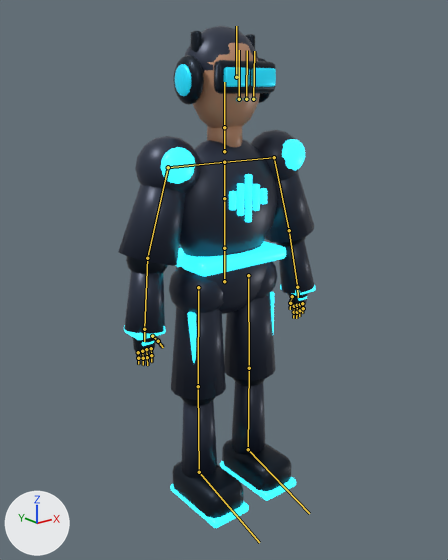
The glTF model public/avatars/sonic/neon-pulse.glb: old version first, new version second.
Rendered twice from a 50 mm camera at (-1.512, -1.886, 0.722) aimed at (-0.023, -0.024, -0.023). Lighting does not change. The marker at lower left points along +X, +Y and +Z. The older version comes first. The bones that change, and the others that lie on the model, are drawn over the model as lines.

The first picture shows 'Neon Pulse Stage Suit'.
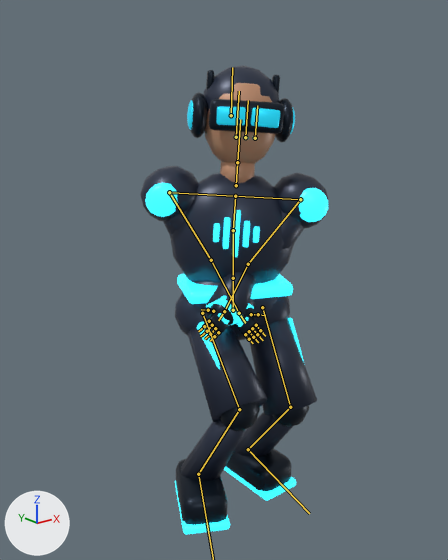
The newer file adds an action. The first version stands in its rest pose; the second is drawn at frame 71 of the action 'Dance_TurnPhrase'.

Boxes [x1, y1, x2, y2] around the edits, measured in the pictures (448 x 560 px):
'Neon Pulse Stage Suit', posed (7% shorter)
    before: [118, 26, 315, 528]
    after: [140, 66, 329, 535]
bone 'Hips', root to tip
    before: (224, 281) to (224, 250)
    after: (233, 310) to (233, 280)
bone 'Chest', root to tip
    before: (224, 198) to (224, 162)
    after: (233, 230) to (235, 196)
bone 'Head', root to tip
    before: (224, 127) to (224, 82)
    after: (237, 162) to (240, 119)
bone 'LeftArm', root to tip
    before: (274, 157) to (289, 230)
    after: (300, 199) to (248, 264)
bone 'LeftForeArm', root to tip
    before: (289, 230) to (297, 287)
    after: (248, 264) to (224, 311)
bone 'LeftIndex1', root to tip
    before: (294, 306) to (294, 312)
    after: (209, 321) to (204, 326)
bone 'LeftIndex2', root to tip
    before: (294, 312) to (293, 318)
    after: (204, 326) to (198, 331)
bone 'LeftMiddle1', root to tip
    before: (297, 305) to (297, 312)
    after: (212, 325) to (207, 331)
bone 'LeftMiddle2', root to tip
    before: (297, 312) to (296, 318)
    after: (207, 331) to (200, 336)
bone 'LeftRing1', root to tip
    before: (300, 304) to (300, 310)
    after: (215, 328) to (210, 334)
bone 'LeftRing2', root to tip
    before: (300, 310) to (299, 316)
    after: (210, 334) to (205, 339)
bone 'LeftLittle1', root to tip
    before: (302, 303) to (303, 308)
    after: (218, 332) to (214, 336)
bone 'LeftLittle2', root to tip
    before: (303, 308) to (302, 313)
    after: (214, 336) to (210, 341)
bone 'LeftThumb1', root to tip
    before: (292, 296) to (290, 303)
    after: (213, 311) to (208, 310)
bone 'LeftThumb2', root to tip
    before: (290, 303) to (290, 309)
    after: (208, 310) to (201, 309)
bone 'RightArm', root to tip
    before: (168, 167) to (147, 258)
    after: (169, 192) to (211, 260)
bone 'RightForeArm', root to tip
    before: (147, 258) to (144, 329)
    after: (211, 260) to (239, 313)
bone 'RightIndex1', root to tip
    before: (151, 348) to (151, 355)
    after: (256, 325) to (260, 330)
bone 'RightIndex2', root to tip
    before: (151, 355) to (151, 362)
    after: (260, 330) to (265, 336)
bone 'RightMiddle1', root to tip
    before: (146, 349) to (147, 357)
    after: (252, 328) to (257, 334)
bone 'RightMiddle2', root to tip
    before: (147, 357) to (147, 365)
    after: (257, 334) to (263, 340)
bone 'RightRing1', root to tip
    before: (142, 351) to (143, 358)
    after: (249, 331) to (253, 337)
bone 'RightRing2', root to tip
    before: (143, 358) to (143, 365)
    after: (253, 337) to (258, 342)
bone 'RightLittle1', root to tip
    before: (138, 352) to (138, 358)
    after: (245, 334) to (249, 339)
bone 'RightThumb1', root to tip
    before: (152, 336) to (158, 341)
    after: (251, 314) to (258, 314)
bone 'RightThumb2', root to tip
    before: (158, 341) to (163, 347)
    after: (258, 314) to (265, 315)
bone 'LeftUpLeg', root to tip
    before: (248, 275) to (249, 368)
    after: (262, 307) to (290, 407)
bone 'LeftLeg', root to tip
    before: (249, 368) to (248, 449)
    after: (290, 407) to (248, 449)
bone 'RightUpLeg', root to tip
    before: (198, 287) to (198, 386)
    after: (202, 313) to (239, 409)
bone 'RightLeg', root to tip
    before: (198, 386) to (199, 472)
    after: (239, 409) to (198, 474)

What the commit changed:
Bone 'Hips' (bone_hips) moves from (0.0, 0.0, 0.0) to (0.045, -0.135, 0.0).
Bone 'Hips' (bone_hips) turns from (0, 0, 0) to (0, -24, 0) degrees about its own x, y and z.
Bone 'Chest' (bone_chest) turns from (0, 0, 0) to (0, -11, -4) degrees about its own x, y and z.
Bone 'Head' (bone_head) turns from (0, 0, 0) to (0, 5, 0) degrees about its own x, y and z.
Bone 'LeftArm' (bone_leftarm) turns from (0, 0, 0) to (-15, 0, 50) degrees about its own x, y and z.
Bone 'LeftForeArm' (bone_leftforearm) turns from (0, 0, 0) to (-43, 0, -7) degrees about its own x, y and z.
Bone 'LeftIndex1' (bone_leftindex1) turns from (0, 0, 0) to (11, 0, 0) degrees about its own x, y and z.
Bone 'LeftIndex2' (bone_leftindex2) turns from (0, 0, 0) to (15, 0, 0) degrees about its own x, y and z.
Bone 'LeftMiddle1' (bone_leftmiddle1) turns from (0, 0, 0) to (11, 0, 0) degrees about its own x, y and z.
Bone 'LeftMiddle2' (bone_leftmiddle2) turns from (0, 0, 0) to (15, 0, 0) degrees about its own x, y and z.
Bone 'LeftRing1' (bone_leftring1) turns from (0, 0, 0) to (12, 0, 0) degrees about its own x, y and z.
Bone 'LeftRing2' (bone_leftring2) turns from (0, 0, 0) to (16, 0, 0) degrees about its own x, y and z.
Bone 'LeftLittle1' (bone_leftlittle1) turns from (0, 0, 0) to (12, 0, 0) degrees about its own x, y and z.
Bone 'LeftLittle2' (bone_leftlittle2) turns from (0, 0, 0) to (17, 0, 0) degrees about its own x, y and z.
Bone 'LeftThumb1' (bone_leftthumb1) turns from (0, 0, 0) to (11, 0, 3) degrees about its own x, y and z.
Bone 'LeftThumb2' (bone_leftthumb2) turns from (0, 0, 0) to (14, 0, 0) degrees about its own x, y and z.
Bone 'RightArm' (bone_rightarm) turns from (0, 0, 0) to (-6, 0, -50) degrees about its own x, y and z.
Bone 'RightForeArm' (bone_rightforearm) turns from (0, 0, 0) to (-41, 0, 7) degrees about its own x, y and z.
Bone 'RightIndex1' (bone_rightindex1) turns from (0, 0, 0) to (10, 0, 0) degrees about its own x, y and z.
Bone 'RightIndex2' (bone_rightindex2) turns from (0, 0, 0) to (14, 0, 0) degrees about its own x, y and z.
Bone 'RightMiddle1' (bone_rightmiddle1) turns from (0, 0, 0) to (10, 0, 0) degrees about its own x, y and z.
Bone 'RightMiddle2' (bone_rightmiddle2) turns from (0, 0, 0) to (14, 0, 0) degrees about its own x, y and z.
Bone 'RightRing1' (bone_rightring1) turns from (0, 0, 0) to (10, 0, 0) degrees about its own x, y and z.
Bone 'RightRing2' (bone_rightring2) turns from (0, 0, 0) to (14, 0, 0) degrees about its own x, y and z.
Bone 'RightLittle1' (bone_rightlittle1) turns from (0, 0, 0) to (10, 0, 0) degrees about its own x, y and z.
Bone 'RightThumb1' (bone_rightthumb1) turns from (0, 0, 0) to (11, 0, -3) degrees about its own x, y and z.
Bone 'RightThumb2' (bone_rightthumb2) turns from (0, 0, 0) to (15, 0, 0) degrees about its own x, y and z.
Bone 'LeftUpLeg' (bone_leftupleg) turns from (0, 0, 0) to (-28, -23, 2) degrees about its own x, y and z.
Bone 'LeftLeg' (bone_leftleg) turns from (0, 0, 0) to (65, -1, -2) degrees about its own x, y and z.
Bone 'LeftFoot' (bone_leftfoot) turns from (0, 0, 0) to (-38, 1, -1) degrees about its own x, y and z.
Bone 'RightUpLeg' (bone_rightupleg) turns from (0, 0, 0) to (-49, -21, 8) degrees about its own x, y and z.
Bone 'RightLeg' (bone_rightleg) turns from (0, 0, 0) to (73, -5, -1) degrees about its own x, y and z.
Bone 'RightFoot' (bone_rightfoot) turns from (0, 0, 0) to (-20, 27, 18) degrees about its own x, y and z.
